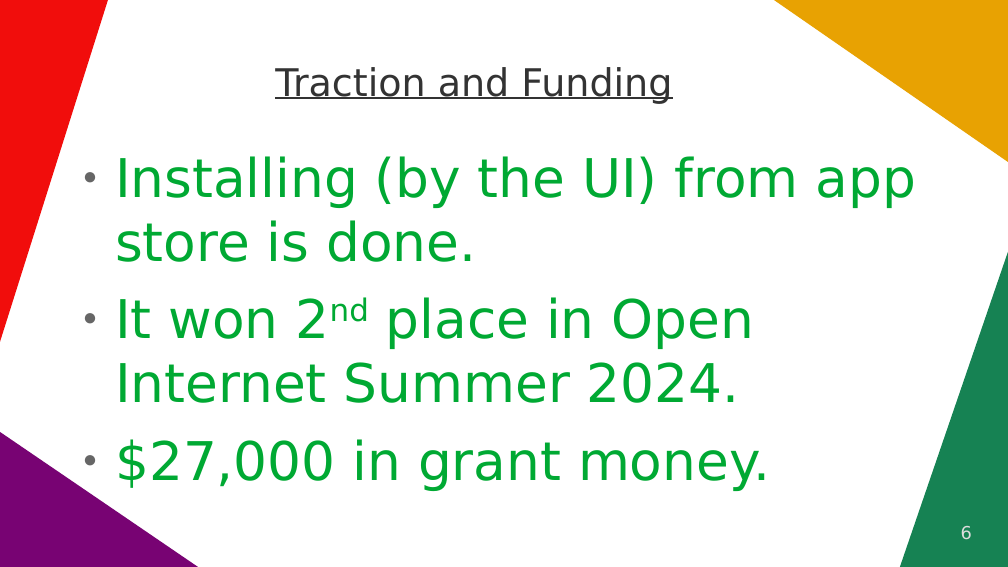
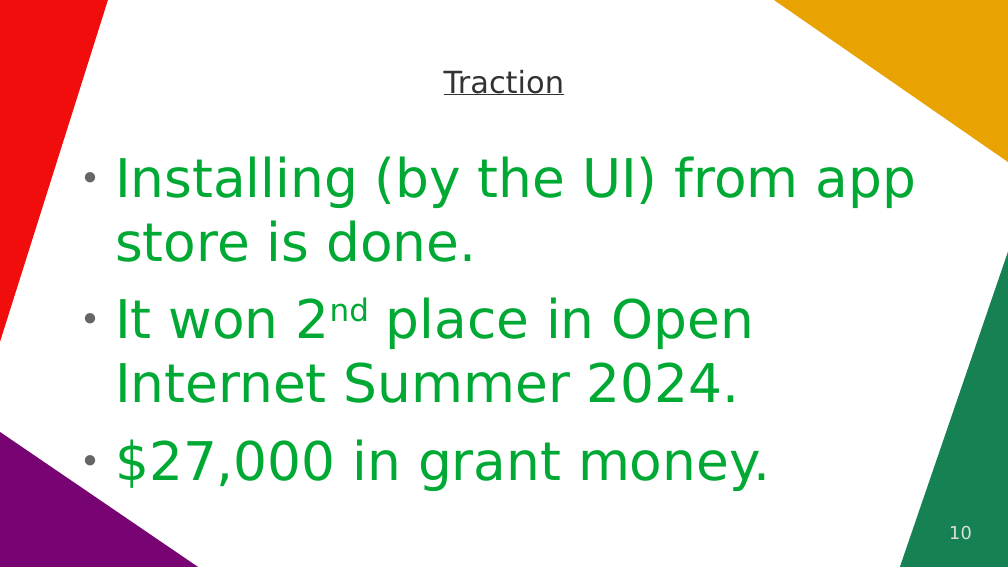
Before and after one commit to vporton/icp-package-manager, a slide deck: slide 10 of docs/short-pitchdeck.odp (slide 6 before the commit). Drawn at 1008x567 pixels with LibreOffice and Linux fonts; fonts in the diff are those of the drawing. Boxes give left, top, right and bottom in pixels: in the first picture for what was removed or moved away, otherwise in the second. Text is boxed around its words. In the diff, an @@ line names an element or a change of style, - is before the commit and + after.

```diff
--- a/docs/short-pitchdeck.odp
+++ b/docs/short-pitchdeck.odp
@@ title at box(444, 70, 564, 95): text changed; size 30 to 24 pt @@
-Traction and Funding
+Traction
@@ page number at box(949, 526, 972, 540): text changed @@
-6
+10
```
Also in this commit, not shown: 6 other slides changed, 4 slides added, 4 slides removed, 1 other file.
